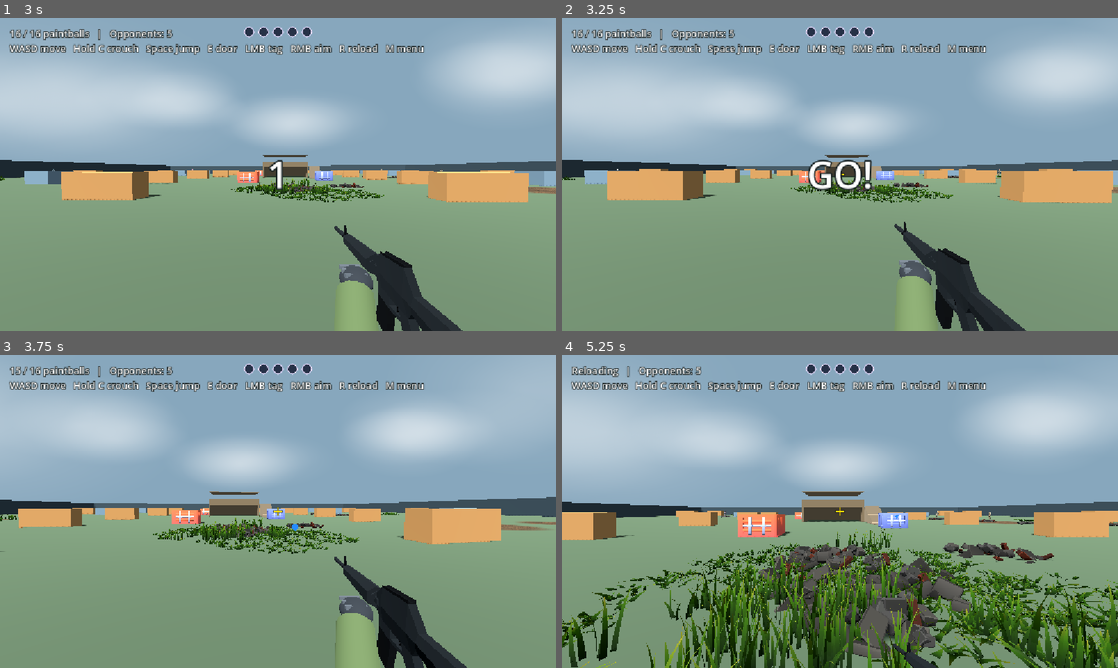
Above: before the commit, frames 1-4 (two rows, left to right).
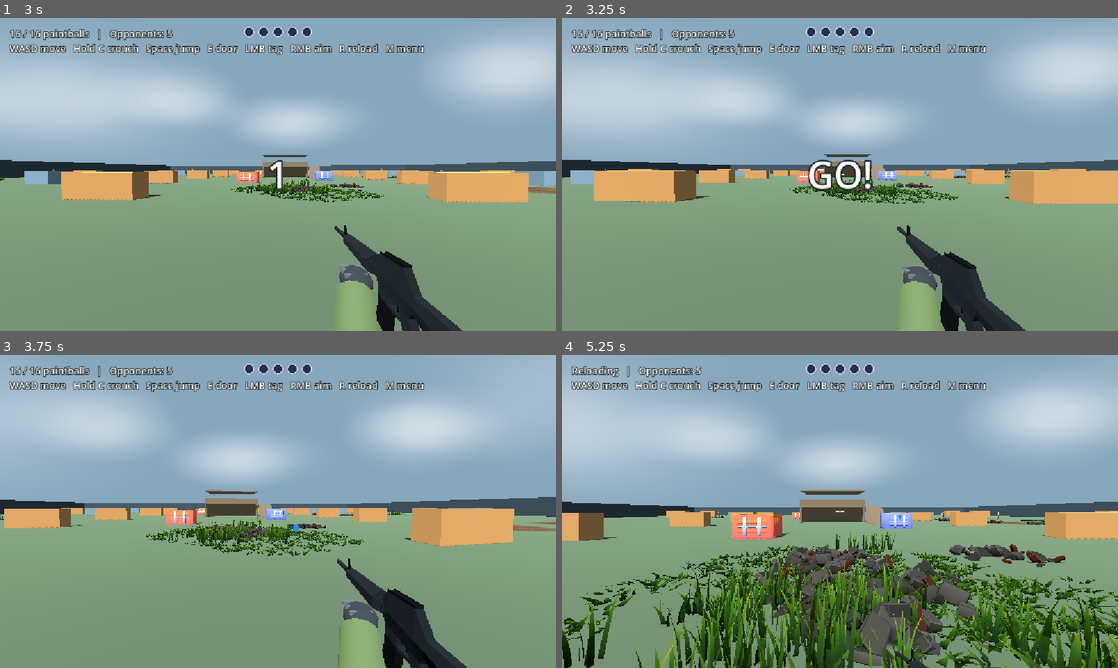
Above: after the commit, the same moments.

Repository: 302stang86/fdfd
Game: Godot game, scene res://arena.tscn
Two runs of this game, one before a commit and one after it. Both use one fixed random seed, a clock stepped at 60 frames per second and the inputs below. This scene is started directly instead of the project's main scene.
Inputs (mouse positions are in pixels of both pictures, inside the frame that each line leads up to):
- Up to frame 1 (3 s): tap Enter at 0.5, 2.75 s; move the mouse to (305, 174) at 0.52 s; hold W from 0.53 s (still down); tap R at 0.6, 1.35, 2.3 s; click (305, 174) at 0.67 s; tap Space at 0.77, 1.52, 2 s; move the mouse to (250, 174) at 1.27 s; click (250, 174) at 1.42 s; move the mouse to (289, 168) at 2.02 s; tap M at 2.1 s; click (289, 168) at 2.17 s; move the mouse to (272, 180) at 2.77 s; tap E at 2.85 s; click (272, 180) at 2.92 s
- Up to frame 2 (3.25 s): keep holding W; tap Space at 3.02 s; tap R at 3.05 s
- Up to frame 3 (3.75 s): keep holding W; move the mouse to (316, 514) at 3.52 s; tap Enter at 3.6 s; click (316, 514) at 3.67 s
- Up to frame 4 (5.25 s): keep holding W; tap Space at 3.77, 4.52 s; tap R at 3.8, 4.55 s; move the mouse to (795, 508) at 4.27 s; tap C at 4.35 s; click (795, 508) at 4.42 s; move the mouse to (845, 511) at 5.02 s; hold Shift from 5.03 s (still down); click (845, 511) at 5.17 s

Frame 1 is identical in both runs. In frame 2, 3.6% of the frame differs, in the area x 0-100%, y 43-100%; in frame 3, 4.7%; in frame 4, 23%.

Commit message:
Match four reference reticles and remove scoped zoom

Diff:
--- a/arena.gd
+++ b/arena.gd
@@ -62,7 +62,6 @@
 const MAGAZINES := [16, 6, 4]
 const RELOAD_TIMES := [2.0, 0.85, 1.5]
 const SHOT_INTERVALS := [0.11, 0.85, 1.15]
-const AIM_FOVS := [62.0, 28.0, 70.0]
 
 var marker_id := 0
 var map_id := 0
@@ -89,7 +88,7 @@
 var filled_hit_style: StyleBoxFlat
 var crosshair: CROSSHAIR
 var crosshair_style := 0
-var crosshair_color := CROSSHAIR.COLORS[1]
+var crosshair_color := CROSSHAIR.RETICLE_COLORS[3]
 var crosshair_size := CROSSHAIR.DEFAULT_SIZE
 var player_paint := PLAYER_PAINT
 var countdown_label: Label
@@ -448,8 +447,6 @@
 			player.velocity.y = 3.3
 	player.move_and_slide()
 	var aiming := (touch.held("AIM") if touch != null else Input.is_mouse_button_pressed(MOUSE_BUTTON_RIGHT)) and reload <= 0.0
-	var aim_fov: float = AIM_FOVS[marker_id] if aiming else 78.0
-	camera.fov = move_toward(camera.fov, aim_fov, 120.0 * delta)
 	var reload_progress := 1.0 - reload / float(RELOAD_TIMES[marker_id]) if reload > 0.0 else 0.0
 	marker_view.animate(delta, aiming, reload_progress, movement.length() > 0.1 and player.is_on_floor())
 	cooldown = maxf(cooldown - delta, 0)
@@ -537,6 +534,7 @@
 	cooldown = SHOT_INTERVALS[marker_id]
 	shot_audio.play()
 	marker_view.punch()
+	crosshair.fired()
 	var origin := camera.global_position
 	var aim_end := origin - camera.global_basis.z * 70
 	var hit := trace(origin, aim_end, player.get_rid())
--- a/crosshair.gd
+++ b/crosshair.gd
@@ -1,29 +1,63 @@
 extends Control
 
-const STYLES := ["Cross", "Dot", "Ring"]
+const STYLES := ["Classic Cross", "Simple Dot", "Dynamic Ring", "Bracketed Corners"]
 const COLOR_NAMES := ["Red", "Yellow", "Blue"]
 const COLORS := [Color("#ff3535"), Color("#ffdf00"), Color("#278cff")]
+const RETICLE_COLOR_NAMES := ["Red", "Yellow", "Blue", "White"]
+const RETICLE_COLORS := [Color("#ff3535"), Color("#ffdf00"), Color("#278cff"), Color("#f5f6f5")]
 const MIN_SIZE := 8
 const MAX_SIZE := 32
 const DEFAULT_SIZE := 16
 
 var style_index := 0
-var ink := COLORS[1]
+var ink := RETICLE_COLORS[3]
 var diameter := DEFAULT_SIZE
+var bloom := 0.0
+
+func _ready() -> void:
+	set_process(false)
+	resized.connect(queue_redraw)
+
+func fired() -> void:
+	if style_index == 2:
+		bloom = 0.26
+		set_process(true)
+		queue_redraw()
+
+func _process(delta: float) -> void:
+	bloom = move_toward(bloom, 0.0, 1.5 * delta)
+	queue_redraw()
+	if bloom == 0.0:
+		set_process(false)
 
 func _draw() -> void:
 	var center := size * 0.5
 	var radius := diameter * 0.5
-	var outline := Color(0.04, 0.05, 0.07, 0.92)
+	var stroke := clampf(diameter * 0.035, 1.0, 2.5)
 	match style_index:
 		0:
-			for axis in [Vector2.RIGHT, Vector2.DOWN]:
-				draw_line(center - axis * (radius + 1.0), center + axis * (radius + 1.0), outline, 4.0, true)
-			for axis in [Vector2.RIGHT, Vector2.DOWN]:
-				draw_line(center - axis * radius, center + axis * radius, ink, 2.0, true)
+			var gap := maxf(1.4, radius * 0.13)
+			for axis in [Vector2.RIGHT, Vector2.LEFT, Vector2.UP, Vector2.DOWN]:
+				draw_line(center + axis * gap, center + axis * radius, ink, stroke, true)
 		1:
-			draw_circle(center, radius * 0.35 + 1.0, outline, true, -1.0, true)
-			draw_circle(center, radius * 0.35, ink, true, -1.0, true)
+			draw_circle(center, maxf(1.5, radius * 0.24), ink, true, -1.0, true)
 		2:
-			draw_arc(center, radius, 0, TAU, 48, outline, 4.0, true)
-			draw_arc(center, radius, 0, TAU, 48, ink, 2.0, true)
+			var outer := radius * (1.0 + bloom)
+			var inner := outer * 0.84
+			draw_arc(center, outer, 0, TAU, 64, ink, 1.0, true)
+			draw_arc(center, inner, 0, TAU, 64, ink, stroke, true)
+			for index in range(8):
+				var axis := Vector2.from_angle(TAU * index / 8.0)
+				var tangent := axis.orthogonal() * maxf(0.75, outer * 0.05)
+				var edge := center + axis * outer
+				var tip := center + axis * (outer - maxf(1.3, outer * 0.10))
+				draw_colored_polygon(PackedVector2Array([edge + tangent, edge - tangent, tip]), ink)
+			draw_circle(center, maxf(1.0, radius * 0.085), ink, true, -1.0, true)
+		3:
+			var arm := radius * 0.55
+			for x in [-1.0, 1.0]:
+				for y in [-1.0, 1.0]:
+					var corner := center + Vector2(x, y) * radius
+					var points := PackedVector2Array([corner - Vector2(x * arm, 0), corner, corner - Vector2(0, y * arm)])
+					draw_polyline(points, ink, stroke, true)
+			draw_circle(center, maxf(1.0, radius * 0.085), ink, true, -1.0, true)
--- a/menu.gd
+++ b/menu.gd
@@ -17,7 +17,7 @@
 const OUTFITS := ["Army fatigues", "Ninja", "Clown", "Firefighter", "Police officer", "Bunny cosplay", "Robot", "Emo / goth"]
 const COLORS := ["#63774b", "#34313d", "#db4f64", "#dcb05a", "#405a86", "#e9b5cb", "#9bb3ba", "#543b64"]
 const MARKERS := ["Semi-auto rifle", "Sniper-style marker", "Paint grenade launcher"]
-const DESCRIPTIONS := ["Rapid fire · slow reload · mild zoom", "Slow fire · fast reload · scope zoom", "Slow fire · moderate reload · area splash"]
+const DESCRIPTIONS := ["Rapid fire · slow reload", "Slow fire · fast reload", "Slow fire · moderate reload · area splash"]
 
 var home: VBoxContainer
 var outfits: OptionButton
@@ -125,7 +125,7 @@
 	add_button("Create a map", open_editor)
 	add_button("Cheat mode", open_cheats)
 	add_button("How to play", func(): show_info("How to play",
-		"Click the arena to capture the mouse and start the countd …(168 unchanged characters)… e a nearby door.\n\nLeft-click to fire, right-click to aim, and press R to reload. Tag every oppon …(400 unchanged characters)…
+		"Click the arena to capture the mouse and start the countd …(168 unchanged characters)… e a nearby door.\n\nLeft-click to fire, hold right-click to steady the marker, and press R to reload. Tag every oppon …(400 unchanged characters)…
 
 func add_label(value: String) -> Label:
 	var label := Label.new()
@@ -183,7 +183,7 @@
 	row.add_theme_constant_override("separation", 10)
 	content.add_child(row)
 	var style := rules_picker(row, "Crosshair", CROSSHAIR.STYLES, aim_option("style", 0, CROSSHAIR.STYLES.size()))
-	var color := rules_picker(row, "Crosshair color", CROSSHAIR.COLOR_NAMES, aim_option("color", 1, CROSSHAIR.COLOR_NAMES.size()))
+	var color := rules_picker(row, "Crosshair color", CROSSHAIR.RETICLE_COLOR_NAMES, aim_option("color", 3, CROSSHAIR.RETICLE_COLOR_NAMES.size()))
 	var paint := rules_picker(row, "Paint color", CROSSHAIR.COLOR_NAMES, aim_option("paint", 2, CROSSHAIR.COLOR_NAMES.size()))
 	var size_label := Label.new()
 	content.add_child(size_label)
@@ -196,7 +196,7 @@
 
 	var refresh_preview := func():
 		reticle.style_index = style.selected
-		reticle.ink = CROSSHAIR.COLORS[color.selected]
+		reticle.ink = CROSSHAIR.RETICLE_COLORS[color.selected]
 		reticle.diameter = int(scale_slider.value)
 		reticle.queue_redraw()
 		size_label.text = "Crosshair size · %d" % reticle.diameter
@@ -212,7 +212,7 @@
 	scale_slider.value_changed.connect(save_preferences)
 	refresh_preview.call()
 	add_child(dialog)
-	dialog.popup_centered(Vector2i(410, 240))
+	dialog.popup_centered(Vector2i(460, 240))
 
 func aim_option(key: String, default_value: int, count: int) -> int:
 	var option := int(settings.get_value("aim", key, default_value))
@@ -223,7 +223,7 @@
 
 func apply_aim_settings() -> void:
 	arena.crosshair_style = aim_option("style", 0, CROSSHAIR.STYLES.size())
-	arena.crosshair_color = CROSSHAIR.COLORS[aim_option("color", 1, CROSSHAIR.COLOR_NAMES.size())]
+	arena.crosshair_color = CROSSHAIR.RETICLE_COLORS[aim_option("color", 3, CROSSHAIR.RETICLE_COLOR_NAMES.size())]
 	arena.crosshair_size = aim_size()
 	arena.player_paint = CROSSHAIR.COLORS[aim_option("paint", 2, CROSSHAIR.COLOR_NAMES.size())]
 
